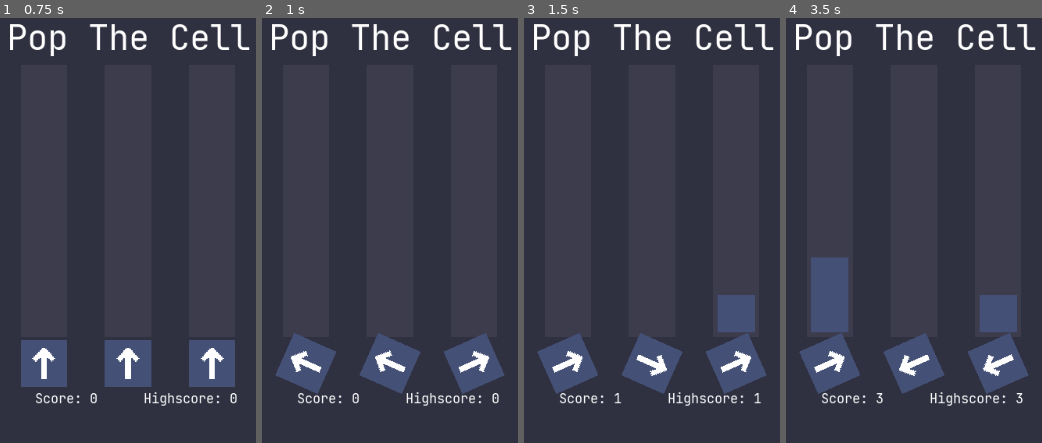
Above: before the commit, frames 1-4 (left to right).
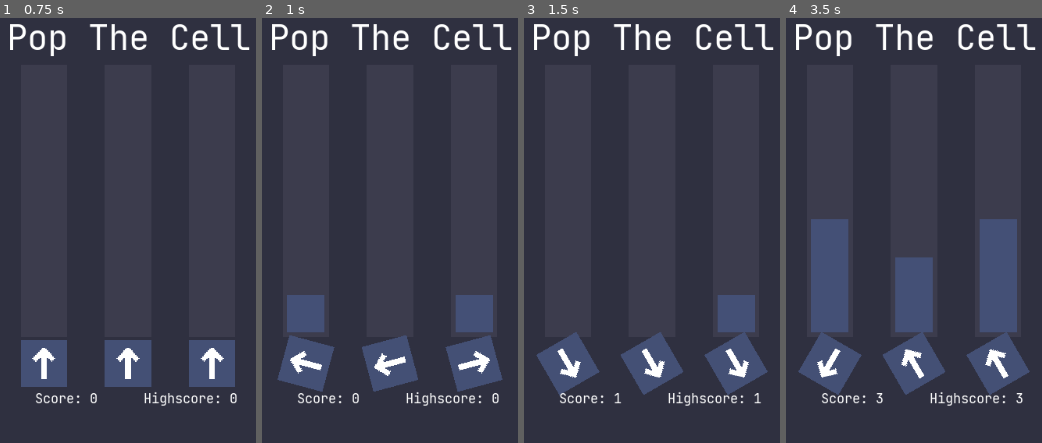
Above: after the commit, the same moments.

Repository: BlockOG/Pop-The-Cell-Godot
Game: Godot game, scene res://Pop The Cell.tscn
The game is run twice, just before and just after one commit, with the same random seed, the same clock (stepped at 60 frames per second) and the same inputs.
Inputs (mouse positions are in pixels of both pictures, inside the frame that each line leads up to):
- Up to frame 1 (0.75 s): click "Start" at 0.5 s
- Up to frame 2 (1 s): no input
- Up to frame 3 (1.5 s): click (567, 315) at 1.25 s
- Up to frame 4 (3.5 s): click (998, 315) at 2 s; click (829, 277) at 2.75 s

Frame 1 is identical in both runs. In frame 2, 4.3% of the frame differs, in the area x 5-95%, y 65-89%; in frame 3, 2.2%; in frame 4, 8.7%, in the area x 4-96%, y 47-89%.

Commit message:
Apparently I don't know how to count

Diff:
--- a/Pop The Cell.gd
+++ b/Pop The Cell.gd
@@ -37,7 +37,7 @@
 
 # Tick variables
 var tick = 0
-var tick_rate = 4
+var tick_rate = 5
 var tick_time = 1.0 / tick_rate
 
 
@@ -163,7 +163,7 @@
 	get_parent().remove_child(timer)
 
 	# Score updates every 3 ticks
-	if tick % 3 == 0:
+	if tick % 4 == 0:
 		score += 1
 		if score > highscore: highscore = score
 
